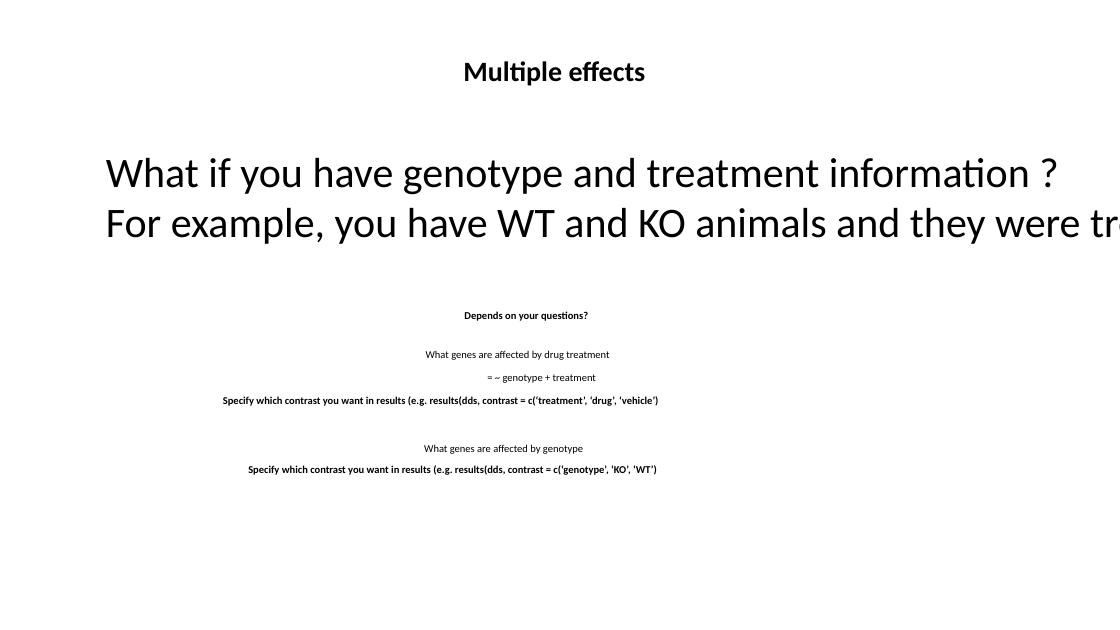
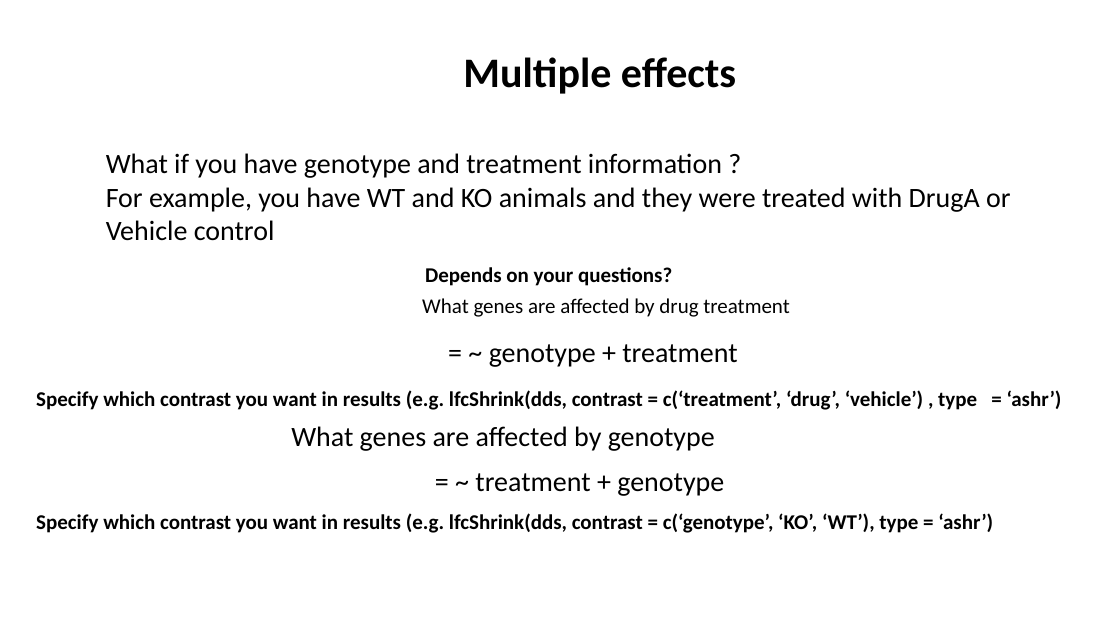
Before and after one commit to jraab/GNET749_RNAseq, a slide deck: slide 30 of lectures/2023_GNET749_Lecture6_Batch_ExpDesign.pptx. Drawn at 1120x630 pixels with LibreOffice and Linux fonts; fonts in the diff are those of the drawing. Boxes give left, top, right and bottom in pixels: in the first picture for what was removed or moved away, otherwise in the second. Text is boxed around its words. In the diff, an @@ line names an element or a change of style, - is before the commit and + after.

```diff
--- a/lectures/2023_GNET749_Lecture6_Batch_ExpDesign.pptx
+++ b/lectures/2023_GNET749_Lecture6_Batch_ExpDesign.pptx
@@ text "Multiple effects" at bbox=[463, 57, 736, 94]: size 24 to 36 pt @@
@@ text "What if you have genotype ..." at bbox=[106, 153, 1011, 241]: size 36 to 24 pt @@
@@ text "Depends on your questions?": place and size @@
-text "Depends on your questions?" at bbox=[464, 311, 588, 321]
+text "Depends on your questions?" at bbox=[425, 267, 672, 286]
@@ text "Depends on your questions?" at bbox=[425, 267, 672, 286]: size 9 to 18 pt @@
@@ text "What genes are affected by ..." at bbox=[422, 298, 789, 317]: size 9 to 18 pt @@
@@ text "What genes are affected by ...": place and size @@
-text "What genes are affected by ..." at bbox=[426, 350, 609, 360]
+text "What genes are affected by ..." at bbox=[422, 298, 789, 317]
@@ text "= ~ genotype + treatment" at bbox=[489, 344, 737, 367]: size 9 to 24 pt @@
@@ text "= ~ genotype + treatment": place and size @@
-text "= ~ genotype + treatment" at bbox=[503, 374, 596, 383]
+text "= ~ genotype + treatment" at bbox=[489, 344, 737, 367]
@@ text at bbox=[36, 390, 1062, 410]: text changed; size 9 to 18 pt @@
-Specify which contrast you want in results (e.g. results(dds, contrast = c(‘treatment’, ‘drug’, ‘vehicle’)
+Specify which contrast you want in results (e.g. lfcShrink(dds, contrast = c(‘treatment’, ‘drug’, ‘vehicle’) , type = ‘ashr’)
@@ text "What genes are affected by ...": place and size @@
-text "What genes are affected by ..." at bbox=[424, 444, 583, 454]
+text "What genes are affected by ..." at bbox=[291, 426, 715, 451]
@@ text "What genes are affected by ..." at bbox=[291, 426, 715, 451]: size 9 to 24 pt @@
@@ text added at bbox=[475, 473, 724, 496], 24 pt, text #000000 @@
+= ~ treatment + genotype
@@ text at bbox=[36, 513, 993, 533]: text changed; size 9 to 18 pt @@
-Specify which contrast you want in results (e.g. results(dds, contrast = c(‘genotype’, ‘KO’, ‘WT’)
+Specify which contrast you want in results (e.g. lfcShrink(dds, contrast = c(‘genotype’, ‘KO’, ‘WT’), type = ‘ashr’)
```
Also in this commit, not shown: 15 other slides changed, 1 slide added, 2 slides removed, 7 other files.
